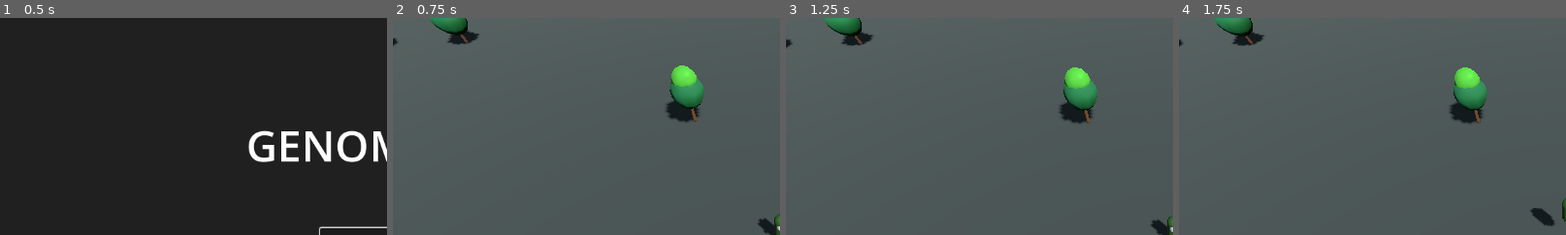
Above: before the commit, frames 1-4 (left to right).
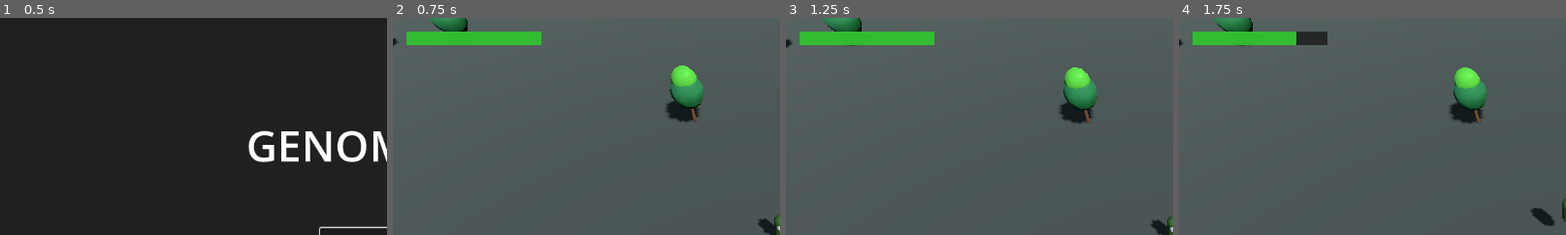
Above: after the commit, the same moments.

Repository: TradsKraken/GENOMORPH-
Game: Godot game, scene res://main_menu.tscn
Same seed, same stepped clock (60 frames per second), same inputs: the game is played once before the commit and once after it.
Inputs (mouse positions are % of the whole screen's width and height, from its top left):
- Up to frame 1 (0.5 s): no input
- Up to frame 2 (0.75 s): click "Start Game" at 0.5 s
- Up to frame 3 (1.25 s): no input
- Up to frame 4 (1.75 s): tap Enter (ui_accept) at 1.25 s; move the mouse to (72, 45) at 1.27 s; hold Right (ui_right) from 1.28 s (still down); hold Enter (ui_accept) from 1.28 s (still down); click (72, 45) at 1.42 s
The pictures show only the part of the screen within x 0-50%, y 0-50%; the shares and areas given below are measured in that part.

Frame 1 is identical in both runs. In frame 2, 2.2% of the frame differs, in the area x 3-39%, y 6-13%; in frame 3, 2.2%; in frame 4, 2.2%.

Commit message:
added a jump stamina

Diff:
--- a/player.gd
+++ b/player.gd
@@ -29,6 +29,15 @@
 ## How fast the mesh rotates toward the movement direction (degrees/sec).
 @export var rotation_speed: float = 720.0
 
+## Maximum stamina available for actions.
+@export var max_stamina: float = 100.0
+
+## How much stamina is consumed per jump.
+@export var jump_stamina_cost: float = 30.0
+
+## How much stamina is recovered per second.
+@export var stamina_recovery_rate: float = 15.0
+
 # ── Private ──────────────────────────────────────────────────────────────────
 
 @onready var _mesh: MeshInstance3D = $MeshInstance3D
@@ -36,9 +45,38 @@
 ## Reference to the on-screen virtual joystick (found at runtime via group).
 var _joystick = null
 
+## The player's current stamina.
+var _current_stamina: float = 100.0
+
+## The UI progress bar for stamina.
+var _stamina_bar: ProgressBar
+
 # ── Lifecycle ────────────────────────────────────────────────────────────────
 
 func _ready() -> void:
+	_current_stamina = max_stamina
+
+	# Create Stamina UI dynamically
+	var canvas := CanvasLayer.new()
+	add_child(canvas)
+
+	_stamina_bar = ProgressBar.new()
+	_stamina_bar.max_value = max_stamina
+	_stamina_bar.value = _current_stamina
+	_stamina_bar.show_percentage = false
+	_stamina_bar.position = Vector2(20, 20)
+	_stamina_bar.size = Vector2(200, 20)
+
+	# Optional styling for a nice green stamina bar
+	var style_bg = StyleBoxFlat.new()
+	style_bg.bg_color = Color(0.1, 0.1, 0.1, 0.8)
+	var style_fill = StyleBoxFlat.new()
+	style_fill.bg_color = Color(0.2, 0.8, 0.2, 0.9)
+	_stamina_bar.add_theme_stylebox_override("background", style_bg)
+	_stamina_bar.add_theme_stylebox_override("fill", style_fill)
+
+	canvas.add_child(_stamina_bar)
+
 	# Defer joystick lookup so the entire scene tree is ready first.
 	call_deferred("_find_joystick")
 
@@ -50,6 +88,13 @@
 
 
 func _physics_process(delta: float) -> void:
+	# ── Stamina ──────────────────────────────────────────────────────────────
+	if _current_stamina < max_stamina:
+		_current_stamina = move_toward(_current_stamina, max_stamina, stamina_recovery_rate * delta)
+
+	if _stamina_bar:
+		_stamina_bar.value = _current_stamina
+
 	# ── Gravity ──────────────────────────────────────────────────────────────
 	if not is_on_floor():
 		velocity.y -= gravity * delta
@@ -91,7 +136,8 @@
 		rotation.y = rotate_toward(current_angle, target_angle, max_step)
 
 	# ── Jumping ──────────────────────────────────────────────────────────────
-	if Input.is_action_pressed("ui_accept") and is_on_floor():
+	if Input.is_action_pressed("ui_accept") and is_on_floor() and _current_stamina >= jump_stamina_cost:
+		_current_stamina -= jump_stamina_cost
 		velocity.y = jump_velocity
 		if direction != Vector3.ZERO:
 			# Jump forward in the movement direction
